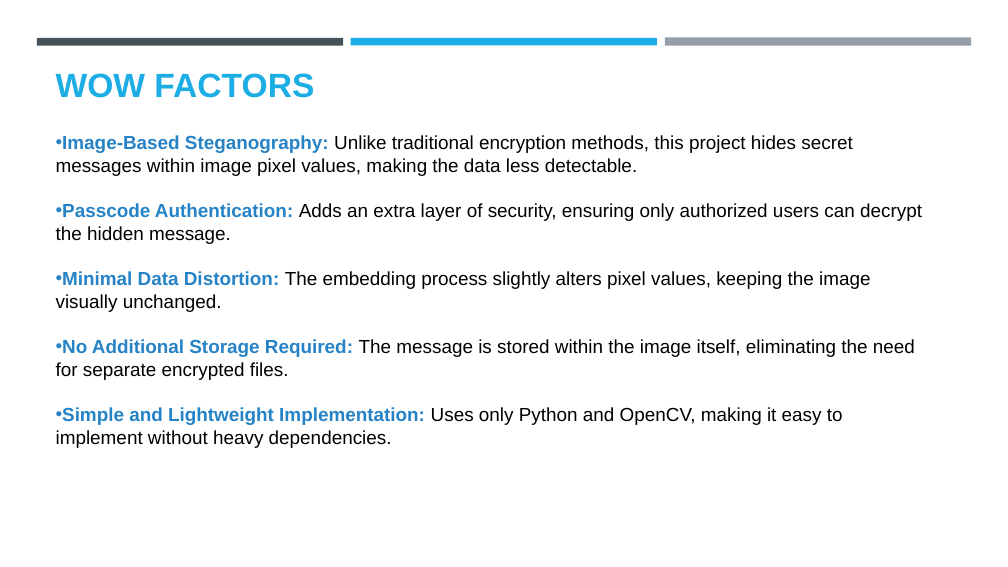
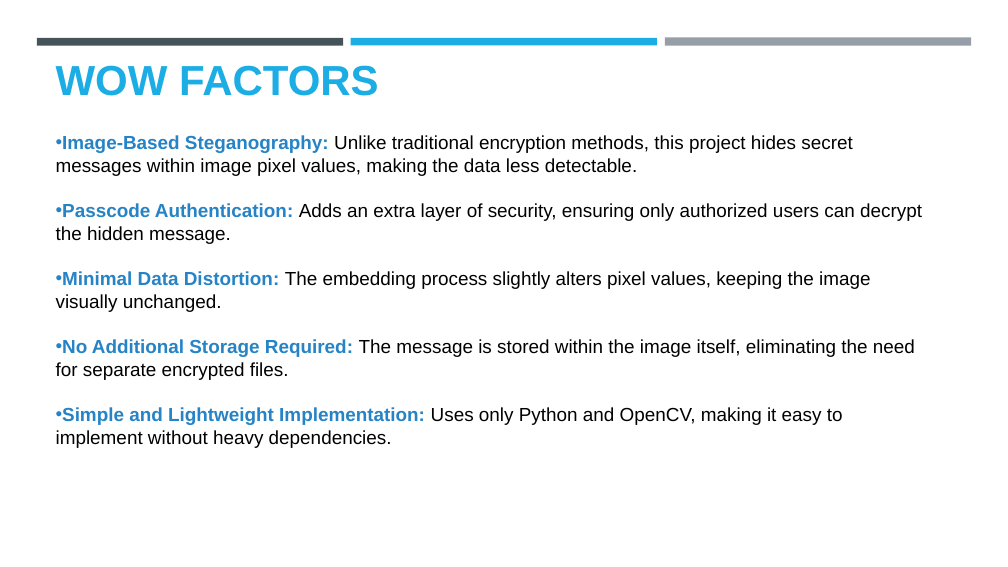
Before and after one commit to Misba810/aictesteganography, a slide deck: slide 5 of Project ppt.pptx. Drawn at 1008x567 pixels with LibreOffice and Linux fonts; fonts in the diff are those of the drawing; background and template pictures are left out. Boxes give left, top, right and bottom in pixels: in the first picture for what was removed or moved away, otherwise in the second. Text is boxed around its words. In the diff, an @@ line names an element or a change of style, - is before the commit and + after.

```diff
--- a/Project ppt.pptx
+++ b/Project ppt.pptx
@@ title "WOW FACTORS" at [56,65,379,96]: size 32 to 40 pt @@
```
Also in this commit, not shown: 7 other slides changed.
